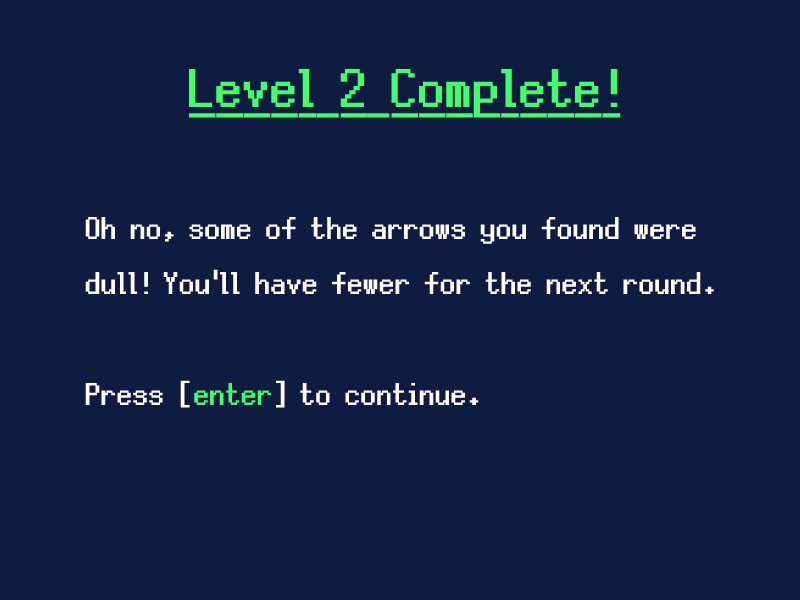
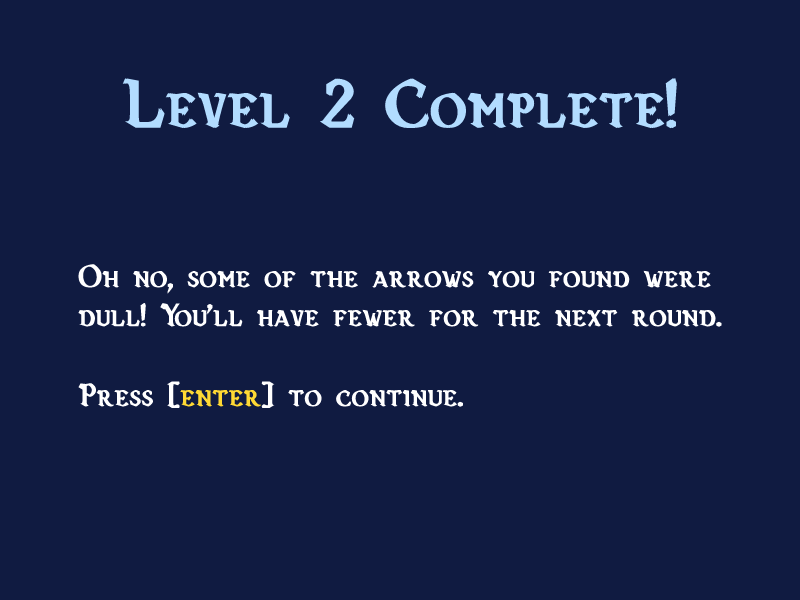
Revision of a layered 800 × 600 image; what changed, layer by layer:
painted on "Oh no, some of the arrows you fo" over (x1=78, y1=217, x2=722, y2=408)
painted on "Level 2 Complete!" over (x1=122, y1=69, x2=677, y2=129)
